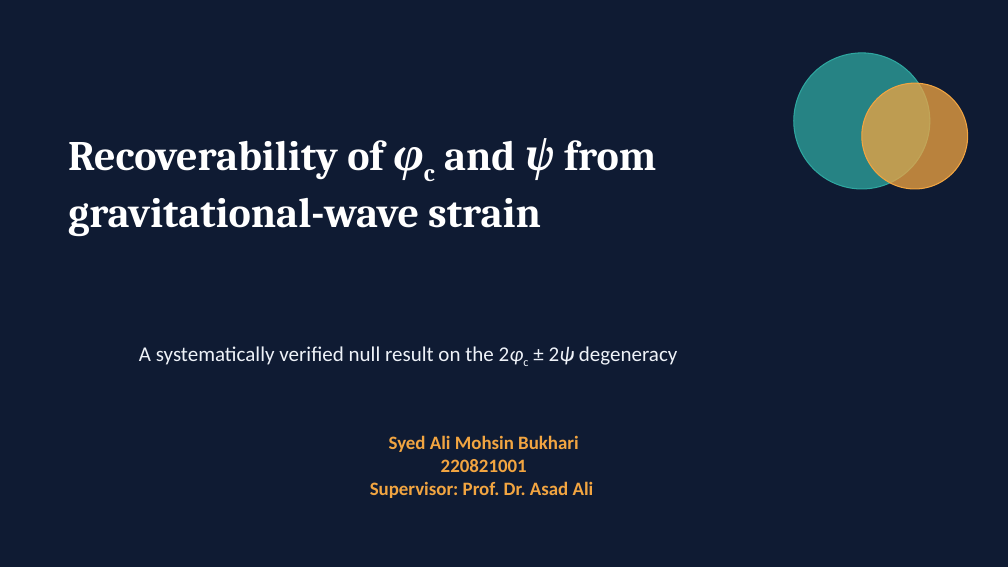
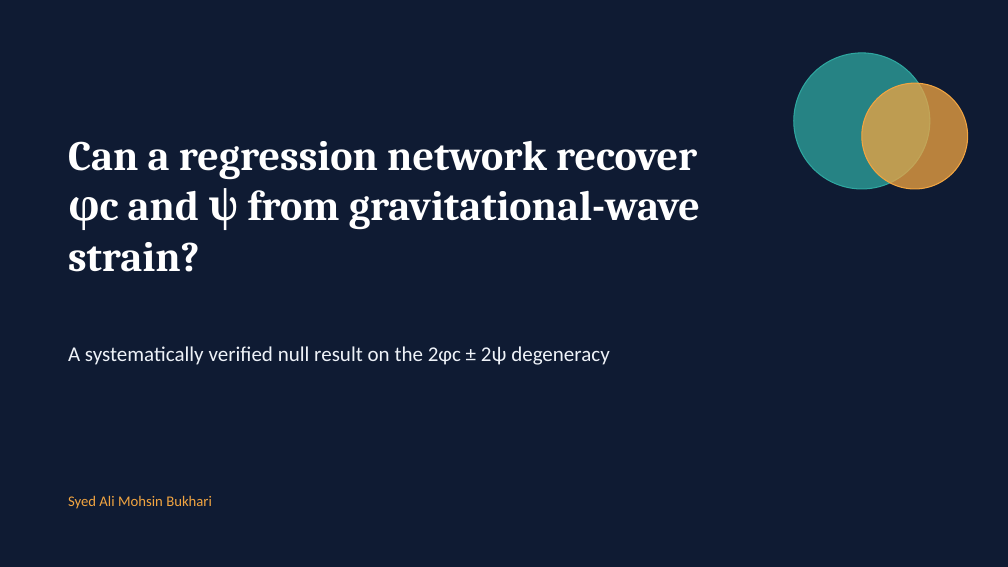
Before and after one commit to syedalimohsinbukhari/ml_practice_v2, a slide deck: slide 1 of experiments/phic_psi_poc-redo/phic_psi_presentation.pptx. Drawn at 1008x567 pixels with LibreOffice and Linux fonts; fonts in the diff are those of the drawing. Boxes give left, top, right and bottom in pixels: in the first picture for what was removed or moved away, otherwise in the second. Text is boxed around its words. In the diff, an @@ line names an element or a change of style, - is before the commit and + after.

```diff
--- a/experiments/phic_psi_poc-redo/phic_psi_presentation.pptx
+++ b/experiments/phic_psi_poc-redo/phic_psi_presentation.pptx
@@ title at bbox=[68, 140, 700, 272]: text changed @@
-Recoverability of φc and ψ from gravitational-wave strain
+Can a regression network recover φc and ψ from gravitational-wave strain?
@@ text "A systematically verified null result ..." at bbox=[68, 346, 610, 365]: now on the baseline in "2φc"; italic off in "2φc 2ψ"; alignment centre to left @@
@@ text at bbox=[370, 459, 594, 498]: paragraphs removed @@
-220821001
-Supervisor: Prof. Dr. Asad Ali
@@ text "Syed Ali Mohsin Bukhari": place and size @@
-text "Syed Ali Mohsin Bukhari" at bbox=[370, 435, 594, 498]
+text "Syed Ali Mohsin Bukhari" at bbox=[68, 495, 212, 509]
@@ text "Syed Ali Mohsin Bukhari" at bbox=[68, 495, 212, 509]: size 18 to 14 pt, bold off; alignment centre to left @@
```
Also in this commit, not shown: 15 other slides changed, 2 slides added, 1 slide removed, 6 other files.
